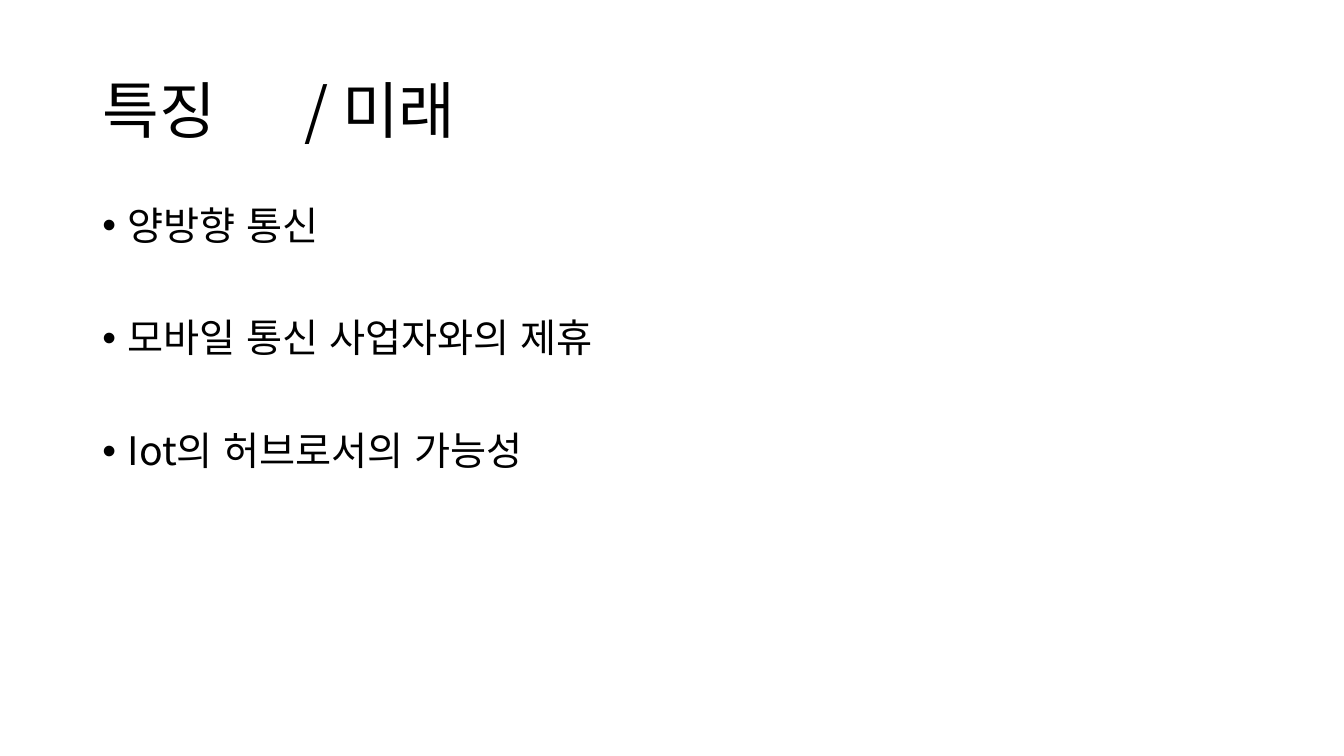
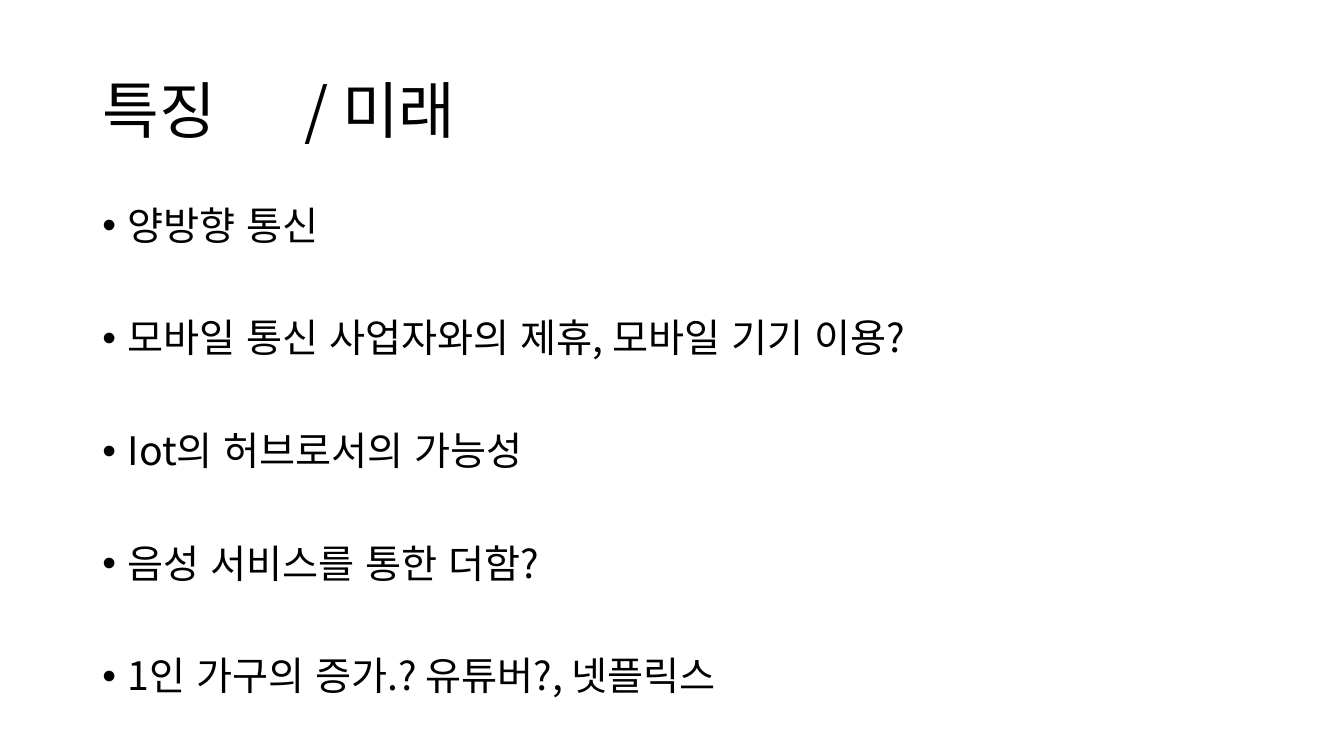
Before and after one commit to dw5450/3rd_grade_study, a slide deck: slide 5 of 네트워크 기초/IP TV.pptx (slide 4 before the commit). Drawn at 1344x756 pixels with LibreOffice and Linux fonts; fonts in the diff are those of the drawing. Boxes give left, top, right and bottom in pixels: in the first picture for what was removed or moved away, otherwise in the second. Text is boxed around its words. In the diff, an @@ line names an element or a change of style, - is before the commit and + after.

```diff
--- a/네트워크 기초/IP TV.pptx
+++ b/네트워크 기초/IP TV.pptx
@@ text at (128, 319, 905, 359): text changed @@
-• 모바일 통신 사업자와의 제휴
+• 모바일 통신 사업자와의 제휴, 모바일 기기 이용?
@@ text at (128, 545, 716, 697): paragraphs added @@
+• 음성 서비스를 통한 더함?
+• 1인 가구의 증가.? 유튜버?, 넷플릭스
```
Also in this commit, not shown: 2 other slides changed, 1 slide added, 31 other files.
